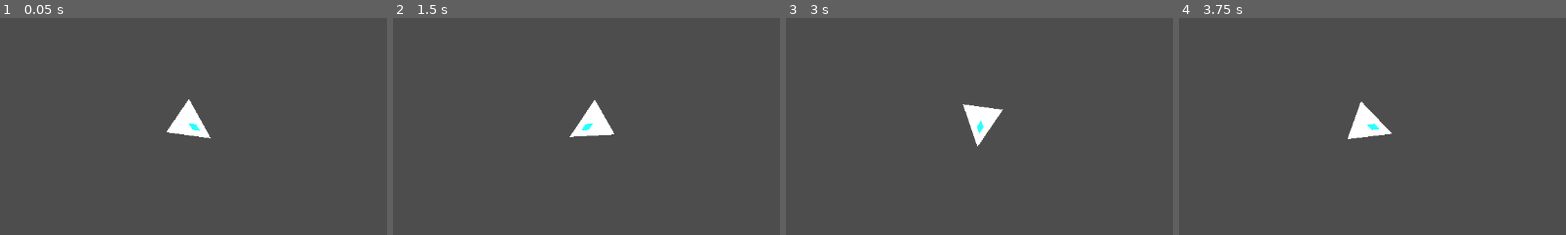
Above: before the commit, frames 1-4 (left to right).
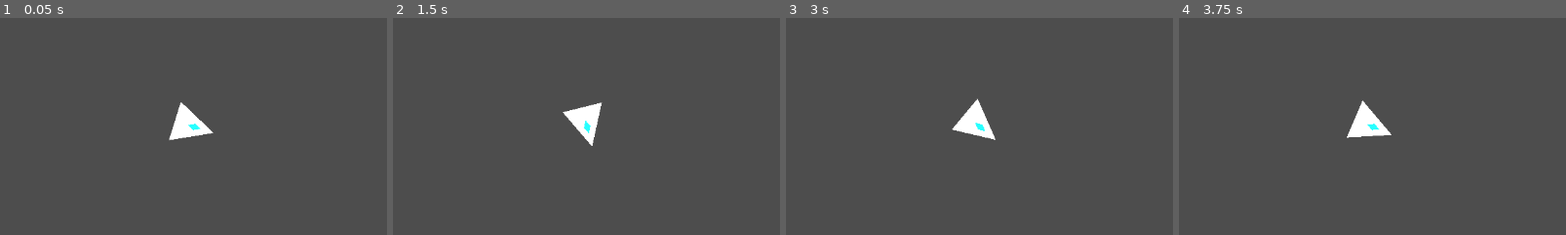
Above: after the commit, the same moments.

Repository: KirigayaRyuunosuke/Godot_Experiments
Game: Godot game, scene res://main/main.tscn
Same seed, same stepped clock (60 frames per second), same inputs: the game is played once before the commit and once after it.
Inputs (mouse positions are % of the whole screen's width and height, from its top left):
- Up to frame 1 (0.05 s): no input
- Up to frame 2 (1.5 s): tap Enter at 0.5 s; move the mouse to (72, 45) at 0.52 s; tap Space at 1.25 s; move the mouse to (30, 55) at 1.27 s
- Up to frame 3 (3 s): tap Enter at 2 s; move the mouse to (60, 28) at 2.02 s; move the mouse to (45, 70) at 2.77 s
- Up to frame 4 (3.75 s): tap Space at 3.5 s; move the mouse to (80, 65) at 3.52 s
The pictures show only the part of the screen within x 22-72%, y 19-69%; the shares and areas given below are measured in that part.

The runs differ from the first frame. In frame 1, 0.5% of the frame differs, in the area x 43-56%, y 37-57%; in frame 2, 0.9%, in the area x 43-58%, y 37-59%; in frame 3, 0.9%; in frame 4, 0.2%.

Commit message:
simple system to smothly rotate object to mouse cursor

Diff:
--- a/smooth_lookat/main/aiming_trianlge.gd
+++ b/smooth_lookat/main/aiming_trianlge.gd
@@ -1,7 +1,7 @@
 extends CharacterBody2D
 
 var angle
-const maxAngle = 0.2
+const maxAngle = 0.1
 
 func _physics_process(delta: float) -> void:
 	angle = get_angle_to(get_global_mouse_position())
